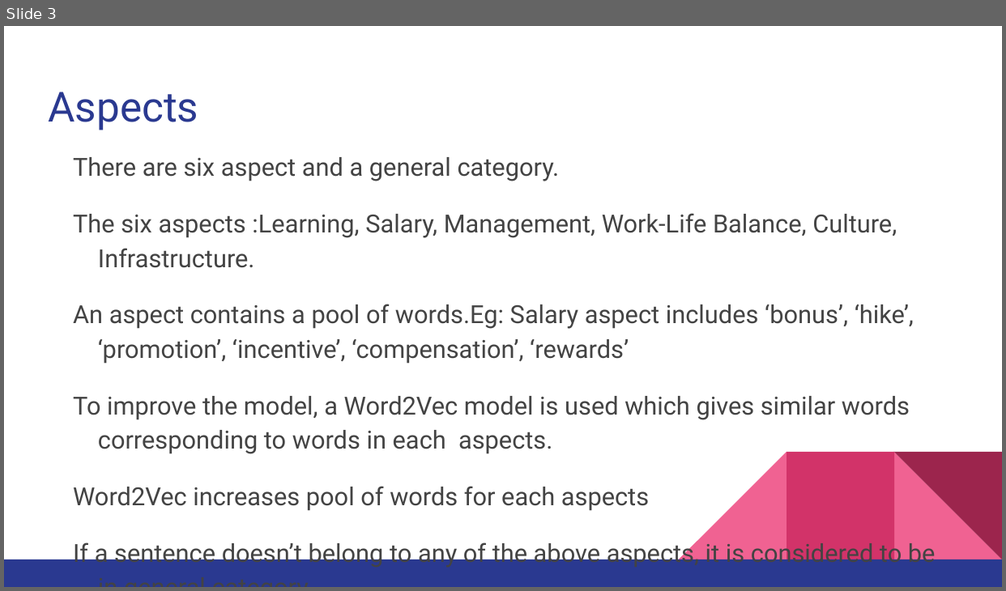
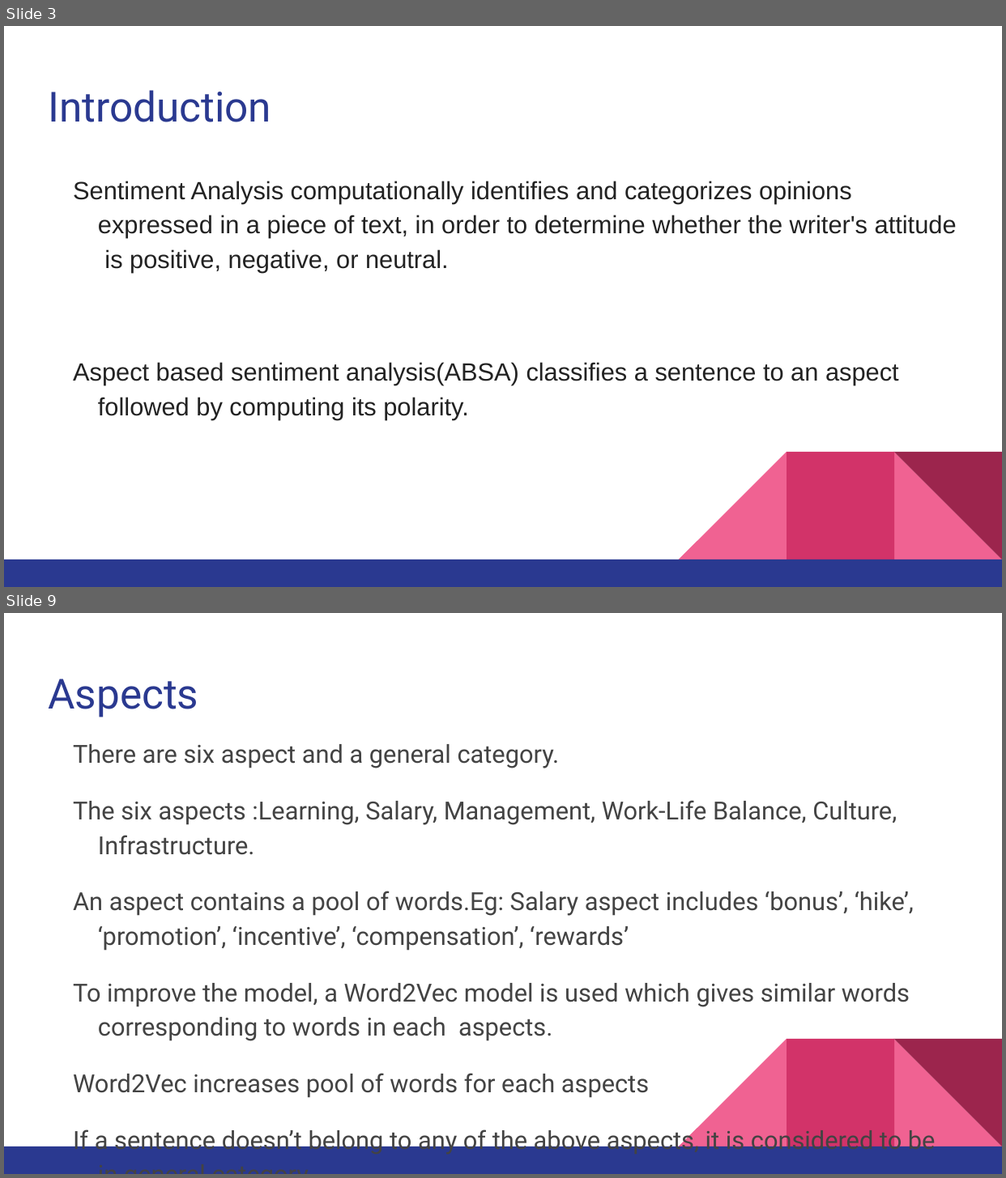
Before and after one commit to pranavshenoy/job_analysis, a slide deck: Presentation/final_presentation.pptx. Shown one above the other, each under a label of ours: slide 3 before the commit, slides 3 and 9 after it; the slides between them are not shown. The pictures are 1006x591 and 1006x1178 pixels, drawn with LibreOffice and Linux fonts; fonts in the diff are those of the drawing. Boxes give left, top, right and bottom in pixels: in the first picture for what was removed or moved away, otherwise in the second. Text is boxed around its words. In the diff, an @@ line names an element or a change of style, - is before the commit and + after.

```diff
--- a/Presentation/final_presentation.pptx
+++ b/Presentation/final_presentation.pptx
@@ slide 3 added at [4,26,1002,587], background #FFFFFF; not listed: 5 template elements that a slide beside it also shows @@
@@ title added at [48,90,271,122], 30 pt, text #2A3990 @@
+Introduction
@@ text added at [73,181,957,420], 18 pt, text #222222 @@
+Sentiment Analysis computationally identifies and categorizes opinions expressed in a piece of text, in order to determine whether the writer's attitude is positive, negative, or neutral.
+Aspect based sentiment analysis(ABSA) classifies a sentence to an aspect followed by computing its polarity.
@@ what was slide 3 is now slide 9 @@
```
Also in this commit, not shown: 5 slides changed, 14 other slides added, 1 slide removed, 12 other files.
